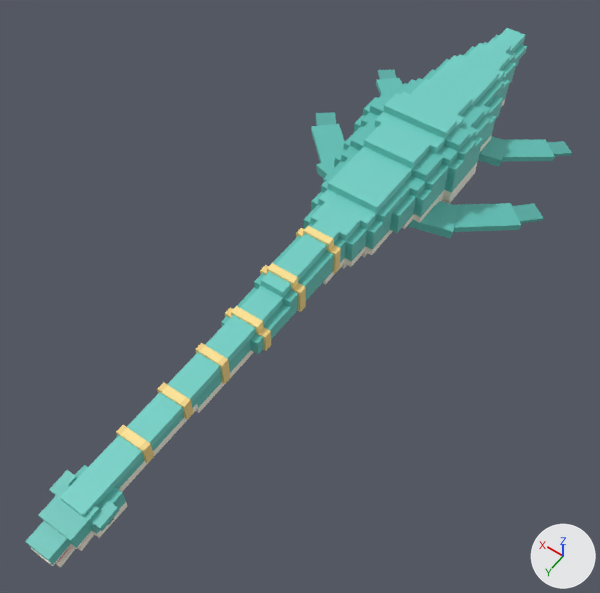
Renders of the glTF model art/creatures/Elasmosaurus/game/Elasmosaurus.glb from each side of a commit.
Both versions are drawn from a camera (50 mm lens) standing at (-16.1, 25.7, 33.3) and looking at (-0.1, 3.1, -2.0). The lights are fixed; the arrows at lower right show +X, +Y and +Z. The first picture is the older version. Where no turn or scale is listed for an object, it has been applied to the vertices. Vertices at exactly the same position are counted once.

In view in the first picture: 'Body', 'FlipperFL', 'FlipperFR', 'FlipperHL', 'FlipperHR', 'Head', 'N1', 'N10', 'N11', 'N12', 'N13', 'N3', 'N5', 'N7', 'N8', 'N9', 'Tail1', 'Tail2' and 4 more.
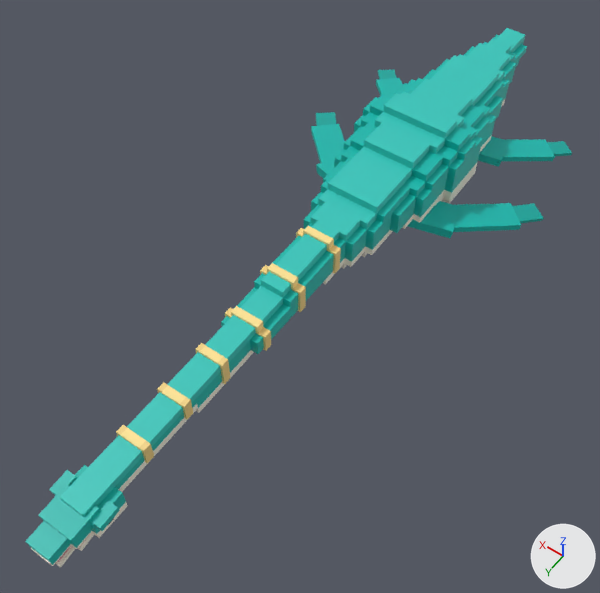
Location of each change, (x1, y1, x2, y2) in pixels of the pictures (600 x 593 px):
part 1 of me_body, recoloured: (311, 70, 496, 250) in both
part 2 of me_flipperfl, recoloured: (407, 201, 544, 238) in both
part 3 of me_flipperfr, recoloured: (311, 112, 345, 179) in both
part 4 of me_flipperhl, recoloured: (478, 136, 572, 167) in both
part 5 of me_flipperhr, recoloured: (376, 70, 403, 96) in both
part 6 of me_n13, recoloured: (304, 202, 367, 262) in both
part 7 of me_n12, recoloured: (291, 221, 346, 278) in both
part 8 of me_n11, recoloured: (276, 242, 326, 295) in both
part 9 of me_n10, recoloured: (254, 258, 311, 317) in both
part 10 of me_n9, recoloured: (238, 286, 291, 335) in both
part 11 of me_n7, recoloured: (210, 321, 251, 368) in both
part 12 of me_n5, recoloured: (173, 359, 216, 408) in both
part 13 of me_n3, recoloured: (133, 399, 178, 446) in both
part 14 of me_n1, recoloured: (90, 443, 138, 489) in both
part 15 of me_head, recoloured: (25, 465, 126, 565) in both
part 16 of me_tail1, recoloured: (425, 54, 510, 120) in both
part 17 of me_tail2, recoloured: (464, 38, 516, 84) in both

What changed in the scene script:
```text
Change me_body:
    where me_body.from_pydata(...)  # 329 vertices, 560 faces; spans x -3.38..3.38, y -5.18..8.33, z -2.25..2.7
    me_body part 1: 318 faces centred in x -3.38..3.38, y -5.18..8.33, z -0.9..2.7 are repainted in the vertex colours; the middle colour goes from cyan #62c2b8 to cyan #00b9ae
Change me_flipperfl:
    where me_flipperfl.from_pydata(...)  # 24 vertices, 32 faces; spans x -5.68..1.77, y -5.79..1.2, z -1.27..0.42
    me_flipperfl part 2: 32 faces centred in x -5.34..1.47, y -5.53..0.76, z -1.2..0.26 are repainted in the vertex colours; the middle colour goes from cyan #62c2b8 to cyan #00b9ae
Change me_flipperfr:
    where me_flipperfr.from_pydata(...)  # 24 vertices, 32 faces; spans x -1.77..5.68, y -5.79..1.2, z -1.27..0.42
    me_flipperfr part 3: 32 faces centred in x -1.49..5.34, y -5.52..0.77, z -1.2..0.26 are repainted in the vertex colours; the middle colour goes from cyan #62c2b8 to cyan #00b9ae
Change me_flipperhl:
    where me_flipperhl.from_pydata(...)  # 24 vertices, 32 faces; spans x -4.5..1.95, y -4.86..1.12, z -1.17..0.4
    me_flipperhl part 4: 32 faces centred in x -4.19..1.67, y -4.62..0.76, z -1.11..0.25 are repainted in the vertex colours; the middle colour goes from cyan #62c2b8 to cyan #00b9ae
Change me_flipperhr:
    where me_flipperhr.from_pydata(...)  # 24 vertices, 32 faces; spans x -1.95..4.5, y -4.86..1.12, z -1.17..0.4
    me_flipperhr part 5: 32 faces centred in x -1.7..4.2, y -4.61..0.77, z -1.11..0.25 are repainted in the vertex colours; the middle colour goes from cyan #62c2b8 to cyan #00b9ae
Change me_n13:
    where me_n13.from_pydata(...)  # 38 vertices, 58 faces; spans x -1.58..1.58, y 0.0..1.8, z -1.35..1.35
    me_n13 part 6: 34 faces centred in x -1.58..1.58, y 0.0..1.8, z -0.9..1.35 are repainted in the vertex colours; the middle colour goes from cyan #62c2b8 to cyan #00b9ae
Change me_n12:
    where me_n12.from_pydata(...)  # 52 vertices, 78 faces; spans x -1.26..1.26, y 0.0..2.25, z -1.35..1.49
    me_n12 part 7: 34 faces centred in x -1.12..1.12, y 0.0..2.25, z -0.45..1.35 are repainted in the vertex colours; the middle colour goes from cyan #62c2b8 to cyan #00b9ae
Change me_n11:
    where me_n11.from_pydata(...)  # 32 vertices, 48 faces; spans x -1.12..1.12, y 0.0..1.8, z -1.12..1.12
    me_n11 part 8: 38 faces centred in x -1.12..1.12, y 0.0..1.8, z -0.67..1.12 are repainted in the vertex colours; the middle colour goes from cyan #62c2b8 to cyan #00b9ae
Change me_n10:
    where me_n10.from_pydata(...)  # 50 vertices, 72 faces; spans x -1.26..1.26, y 0.0..2.25, z -1.12..1.26
    me_n10 part 9: 40 faces centred in x -1.12..1.12, y 0.0..2.25, z -0.67..1.12 are repainted in the vertex colours; the middle colour goes from cyan #62c2b8 to cyan #00b9ae
Change me_n9:
    where me_n9.from_pydata(...)  # 32 vertices, 48 faces; spans x -1.12..1.12, y 0.0..1.8, z -0.9..0.9
    me_n9 part 10: 38 faces centred in x -1.12..1.12, y 0.0..1.8, z -0.45..0.9 are repainted in the vertex colours; the middle colour goes from cyan #62c2b8 to cyan #00b9ae
Change me_n7:
    where me_n7.from_pydata(...)  # 24 vertices, 40 faces; spans x -0.68..0.68, y 0.0..1.8, z -0.9..0.9
    me_n7 part 11: 30 faces centred in x -0.68..0.68, y 0.0..1.8, z -0.45..0.9 are repainted in the vertex colours; the middle colour goes from cyan #62c2b8 to cyan #00b9ae
Change me_n5:
    where me_n5.from_pydata(...)  # 26 vertices, 42 faces; spans x -0.68..0.68, y 0.0..1.8, z -0.9..0.9
    me_n5 part 12: 32 faces centred in x -0.68..0.68, y 0.0..1.8, z -0.3..0.9 are repainted in the vertex colours; the middle colour goes from cyan #62c2b8 to cyan #00b9ae
Change me_n3:
    where me_n3.from_pydata(...)  # 24 vertices, 40 faces; spans x -0.68..0.68, y 0.0..1.8, z -0.67..0.67
    me_n3 part 13: 30 faces centred in x -0.68..0.68, y 0.0..1.8, z -0.22..0.67 are repainted in the vertex colours; the middle colour goes from cyan #62c2b8 to cyan #00b9ae
Change me_n1:
    where me_n1.from_pydata(...)  # 24 vertices, 40 faces; spans x -0.68..0.68, y 0.0..1.8, z -0.67..0.67
    me_n1 part 14: 30 faces centred in x -0.68..0.68, y 0.0..1.8, z -0.22..0.67 are repainted in the vertex colours; the middle colour goes from cyan #62c2b8 to cyan #00b9ae
Change me_head:
    where me_head.from_pydata(...)  # 244 vertices, 262 faces; spans x -1.49..1.49, y 0.0..3.89, z -1.63..0.67
    me_head part 15: 84 faces centred in x -1.49..1.49, y 0.0..3.88, z -0.45..0.67 are repainted in the vertex colours; the middle colour goes from cyan #62c2b8 to cyan #00b9ae
Change me_tail1:
    where me_tail1.from_pydata(...)  # 64 vertices, 98 faces; spans x -2.47..2.47, y -2.7..0.45, z -1.35..1.8
    me_tail1 part 16: 76 faces centred in x -2.47..2.47, y -2.7..0.45, z -0.45..1.8 are repainted in the vertex colours; the middle colour goes from cyan #62c2b8 to cyan #00b9ae
Change me_tail2:
    where me_tail2.from_pydata(...)  # 66 vertices, 108 faces; spans x -1.58..1.58, y -2.7..0.45, z -1.35..1.35
    me_tail2 part 17: 64 faces centred in x -1.58..1.58, y -2.7..0.45, z -0.9..1.35 are repainted in the vertex colours; the middle colour goes from cyan #62c2b8 to cyan #00b9ae
```
